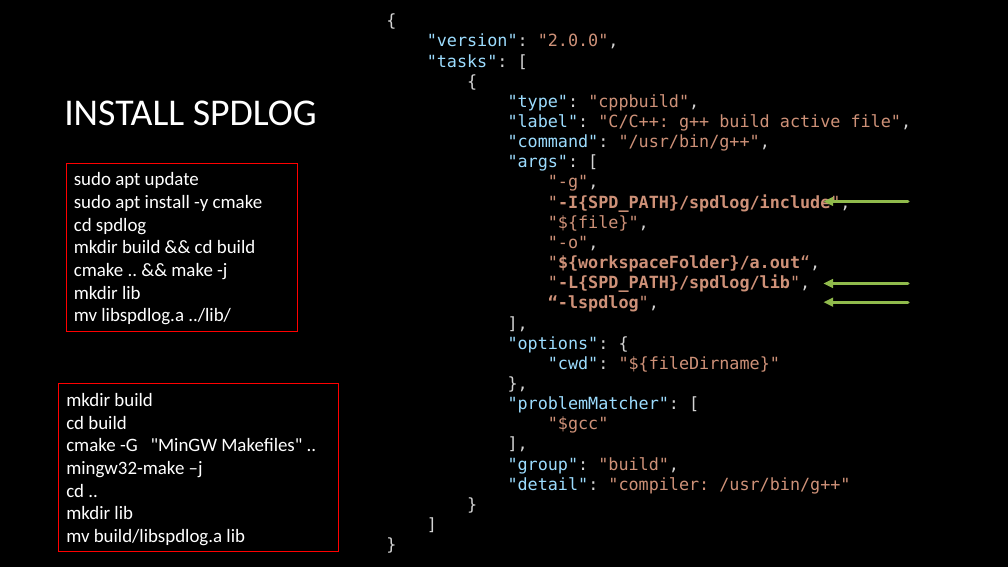
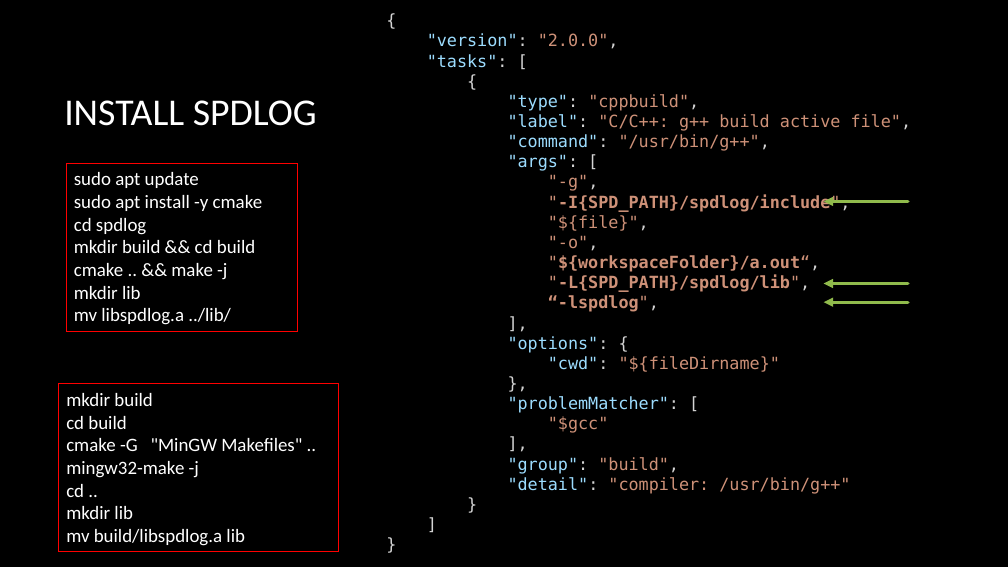
Before and after one commit to CNOCycle/cpp_tutorial, a slide deck: slide 10 of lab02/00-lab02.pptx. Drawn at 1008x567 pixels with LibreOffice and Linux fonts; fonts in the diff are those of the drawing; background and template pictures are left out. Boxes give left, top, right and bottom in pixels: in the first picture for what was removed or moved away, otherwise in the second. Text is boxed around its words. In the diff, an @@ line names an element or a change of style, - is before the commit and + after.

```diff
--- a/lab02/00-lab02.pptx
+++ b/lab02/00-lab02.pptx
@@ text in rectangle at (x1=66, y1=461, x2=199, y2=478): text changed @@
-mingw32-make –j
+mingw32-make -j
```
